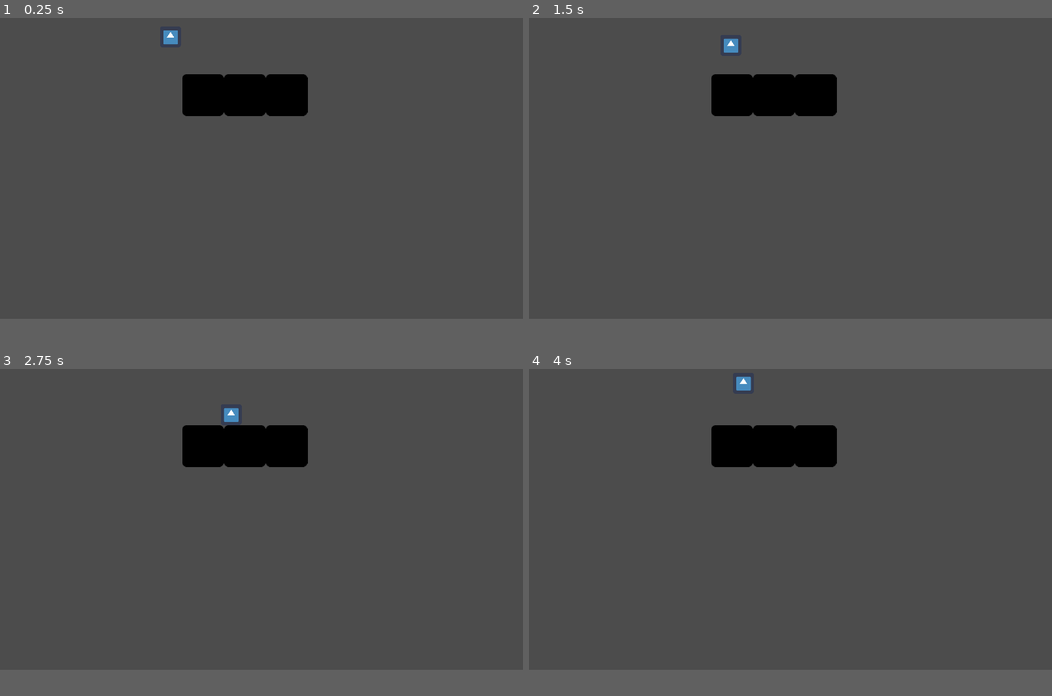
Above: before the commit, frames 1-4 (two rows, left to right).
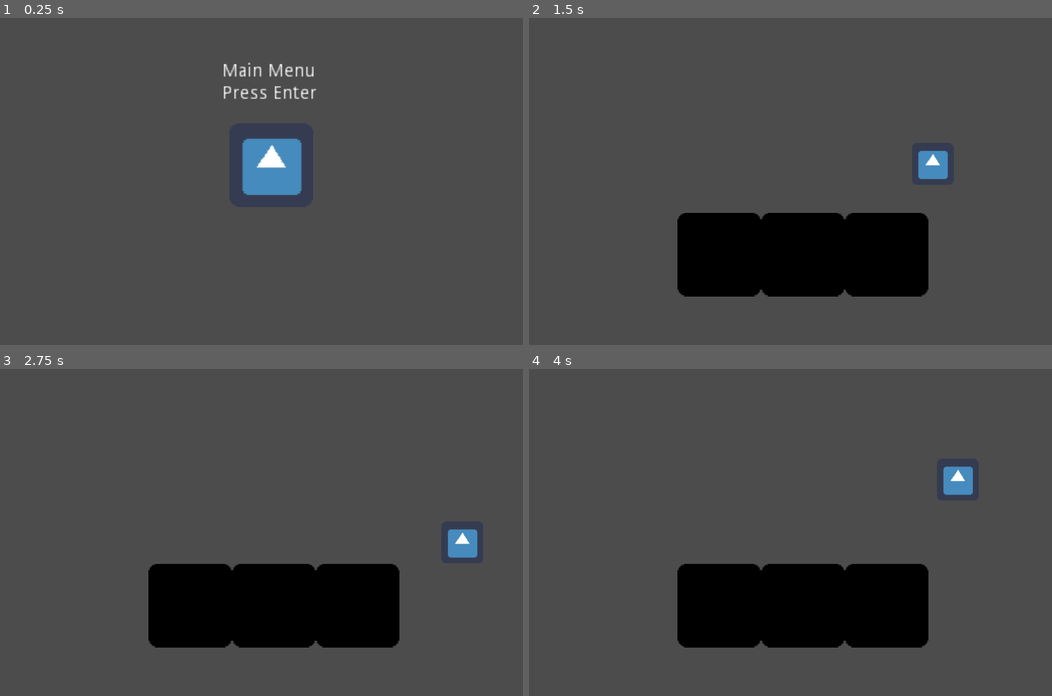
Above: after the commit, the same moments.

Repository: svntax/LD46-KeepItAlive
Game: Godot game, scene res://MainMenu/Main.tscn
Two runs of this game, one before a commit and one after it. Both use one fixed random seed, a clock stepped at 60 frames per second and the inputs below. Before the commit the project starts from res://GameplayScene/Gameplay.tscn. The engine's default icon, where the game draws it, is replaced by a stand-in: a white triangle on a blue panel in a dark square.
Inputs:
- Up to frame 1 (0.25 s): no input
- Up to frame 2 (1.5 s): tap Enter (ui_accept) at 0.5, 0.6, 0.77, 1.07, 1.35 s; hold Right (MOVE_RIGHT) 0.53-1.28 s; hold Down (MOVE_DOWN) from 1.28 s (still down)
- Up to frame 3 (2.75 s): tap Enter (ui_accept) at 1.52, 1.82, 2.1 s; release Down (MOVE_DOWN) at 2.03 s; hold Right (MOVE_RIGHT) from 2.03 s (still down)
- Up to frame 4 (4 s): release Right (MOVE_RIGHT) at 2.78 s; hold Up (MOVE_UP) 2.78-3.53 s; tap Enter (ui_accept) at 2.85, 3.02, 3.32, 3.6, 3.77 s; hold Left (MOVE_LEFT) from 3.53 s (still down)
The window is 800x600 before the commit and 800x640 after it. Grey fills any space a smaller window leaves; there, only what the larger window draws over its background counts as a difference.

The runs differ from the first frame. In frame 1, 5.4% of the frame differs, in the area x 31-61%, y 3-55%; in frame 2, 16%, in the area x 28-81%, y 6-86%; in frame 3, 16%; in frame 4, 16%.

Commit message:
Adjusted resolution and linked main menu to gameplay scene.

Diff:
--- a/GameplayScene/Gameplay.tscn
+++ b/GameplayScene/Gameplay.tscn
@@ -9,7 +9,7 @@
 [node name="Gameplay" type="Node2D"]
 
 [node name="StaticBody2D" type="StaticBody2D" parent="."]
-position = Vector2( 310.512, 257.755 )
+position = Vector2( 145.512, 250.755 )
 
 [node name="Sprite" type="Sprite" parent="StaticBody2D"]
 modulate = Color( 0, 0, 0, 1 )
@@ -19,7 +19,7 @@
 shape = SubResource( 1 )
 
 [node name="StaticBody2D2" type="StaticBody2D" parent="."]
-position = Vector2( 374.512, 257.755 )
+position = Vector2( 209.512, 250.755 )
 
 [node name="Sprite" type="Sprite" parent="StaticBody2D2"]
 modulate = Color( 0, 0, 0, 1 )
@@ -29,7 +29,7 @@
 shape = SubResource( 1 )
 
 [node name="StaticBody2D3" type="StaticBody2D" parent="."]
-position = Vector2( 438.512, 257.755 )
+position = Vector2( 273.512, 250.755 )
 
 [node name="Sprite" type="Sprite" parent="StaticBody2D3"]
 modulate = Color( 0, 0, 0, 1 )
--- a/MainMenu/Main.gd
+++ b/MainMenu/Main.gd
@@ -1,4 +1,8 @@
 extends Node2D
 
 func _ready():
-	pass # Replace with function body.
+    pass
+
+func _process(delta):
+    if Input.is_action_just_pressed("ui_accept"):
+        get_tree().change_scene("res://GameplayScene/Gameplay.tscn")
--- a/MainMenu/Main.tscn
+++ b/MainMenu/Main.tscn
@@ -7,15 +7,18 @@
 script = ExtResource( 1 )
 
 [node name="Sprite" type="Sprite" parent="."]
-position = Vector2( 286.922, 151.626 )
+position = Vector2( 207.502, 182.311 )
 texture = ExtResource( 2 )
 
 [node name="Label" type="Label" parent="."]
-margin_left = 249.599
-margin_top = 73.4801
-margin_right = 320.599
-margin_bottom = 87.4801
-text = "Main Menu"
+margin_left = 170.179
+margin_top = 104.165
+margin_right = 242.179
+margin_bottom = 135.165
+text = "Main Menu
+Press Enter"
+align = 1
+valign = 1
 __meta__ = {
 "_edit_use_anchors_": false
 }
--- a/Player/Player.gd
+++ b/Player/Player.gd
@@ -5,18 +5,18 @@
 onready var velocity : Vector2 = Vector2()
 
 func _ready():
-	pass
+    pass
 
 func _physics_process(delta):
-	velocity.x = 0
-	velocity.y = 0
-	if(Input.is_action_pressed("MOVE_LEFT")):
-		velocity.x += -WALK_SPEED
-	if(Input.is_action_pressed("MOVE_RIGHT")):
-		velocity.x += WALK_SPEED
-	if(Input.is_action_pressed("MOVE_UP")):
-		velocity.y += -WALK_SPEED
-	if(Input.is_action_pressed("MOVE_DOWN")):
-		velocity.y += WALK_SPEED
+    velocity.x = 0
+    velocity.y = 0
+    if(Input.is_action_pressed("MOVE_LEFT")):
+        velocity.x += -WALK_SPEED
+    if(Input.is_action_pressed("MOVE_RIGHT")):
+        velocity.x += WALK_SPEED
+    if(Input.is_action_pressed("MOVE_UP")):
+        velocity.y += -WALK_SPEED
+    if(Input.is_action_pressed("MOVE_DOWN")):
+        velocity.y += WALK_SPEED
 
-	move_and_slide(velocity)
+    move_and_slide(velocity)
--- a/project.godot
+++ b/project.godot
@@ -16,12 +16,13 @@
 [application]
 
 config/name="Ludum Dare 46"
-run/main_scene="res://GameplayScene/Gameplay.tscn"
+run/main_scene="res://MainMenu/Main.tscn"
 config/icon="res://icon.png"
 
 [display]
 
-window/size/width=800
+window/size/width=400
+window/size/height=320
 window/stretch/mode="2d"
 window/stretch/aspect="keep"
 
